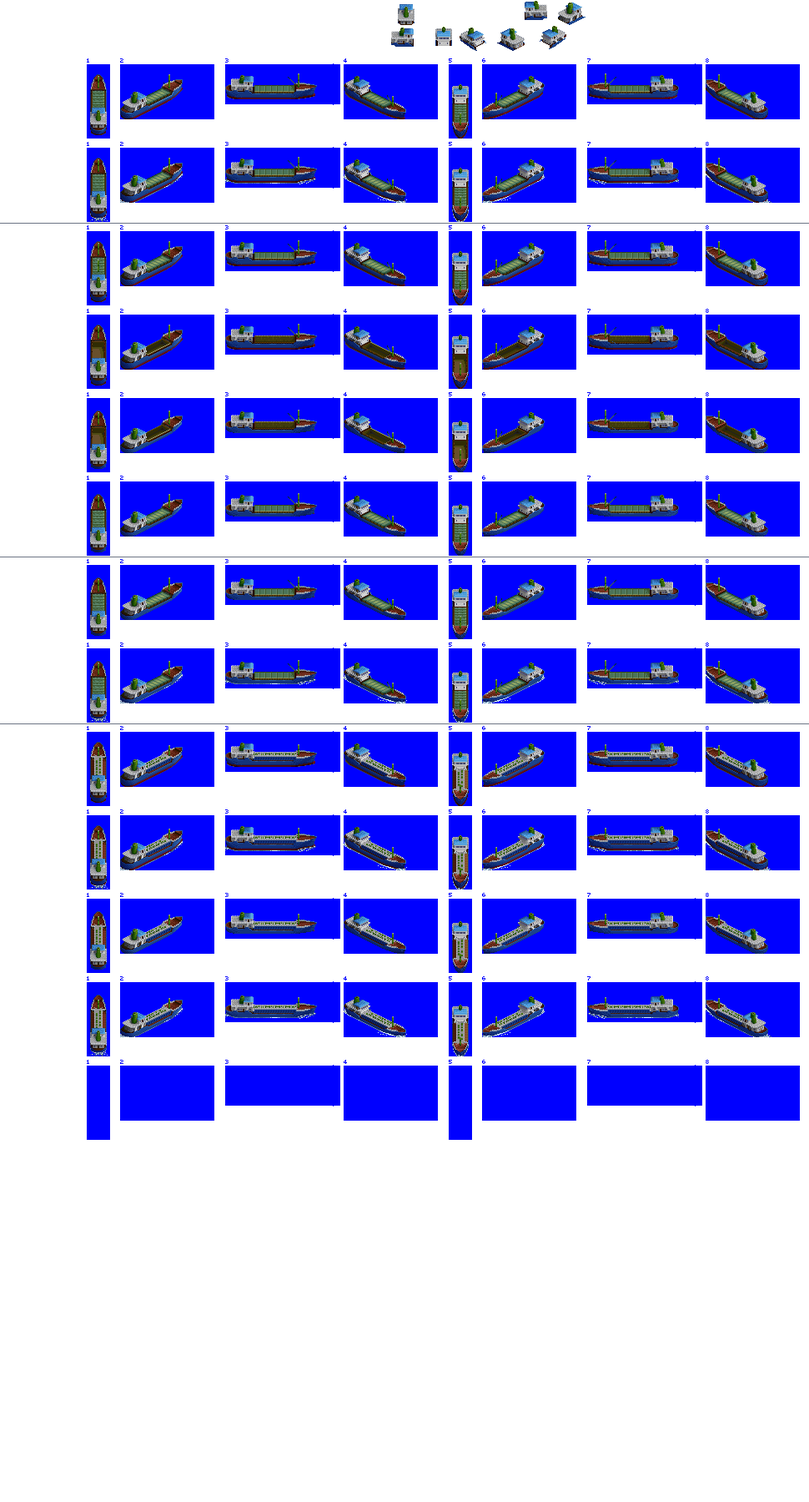
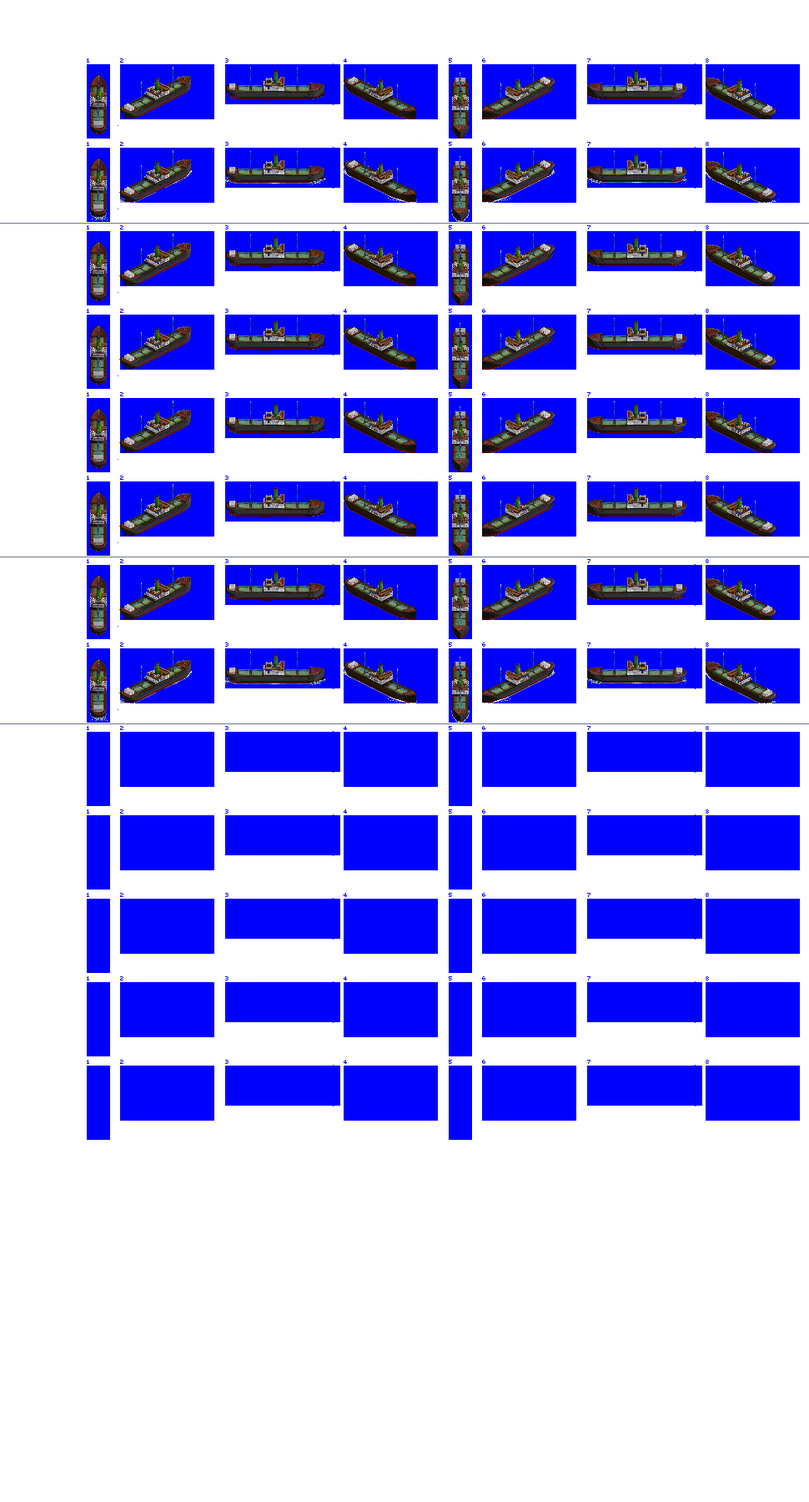
The second w=809, h=1502 image is a revision of the first. Changes to its layers:
painted on "prop / bow wash" over (90, 169, 780, 1057)
removed layer "cranes" (was dissolve) over (97, 73, 726, 1046)
added layer "greeble-liveboats" above "Mastoverlay" over (90, 77, 751, 690)
added layer "Mastoverlay" above "coaster" over (92, 66, 765, 711)
added layer "coaster" above "Hatch Covers" over (90, 68, 780, 725)
hid "Hatch Covers" over (91, 85, 743, 710)
hid "tanker" over (90, 750, 744, 1045)
removed layer "house with improved lighting" over (90, 0, 769, 1049)
hid "Small Coaster" over (90, 74, 769, 1057)
